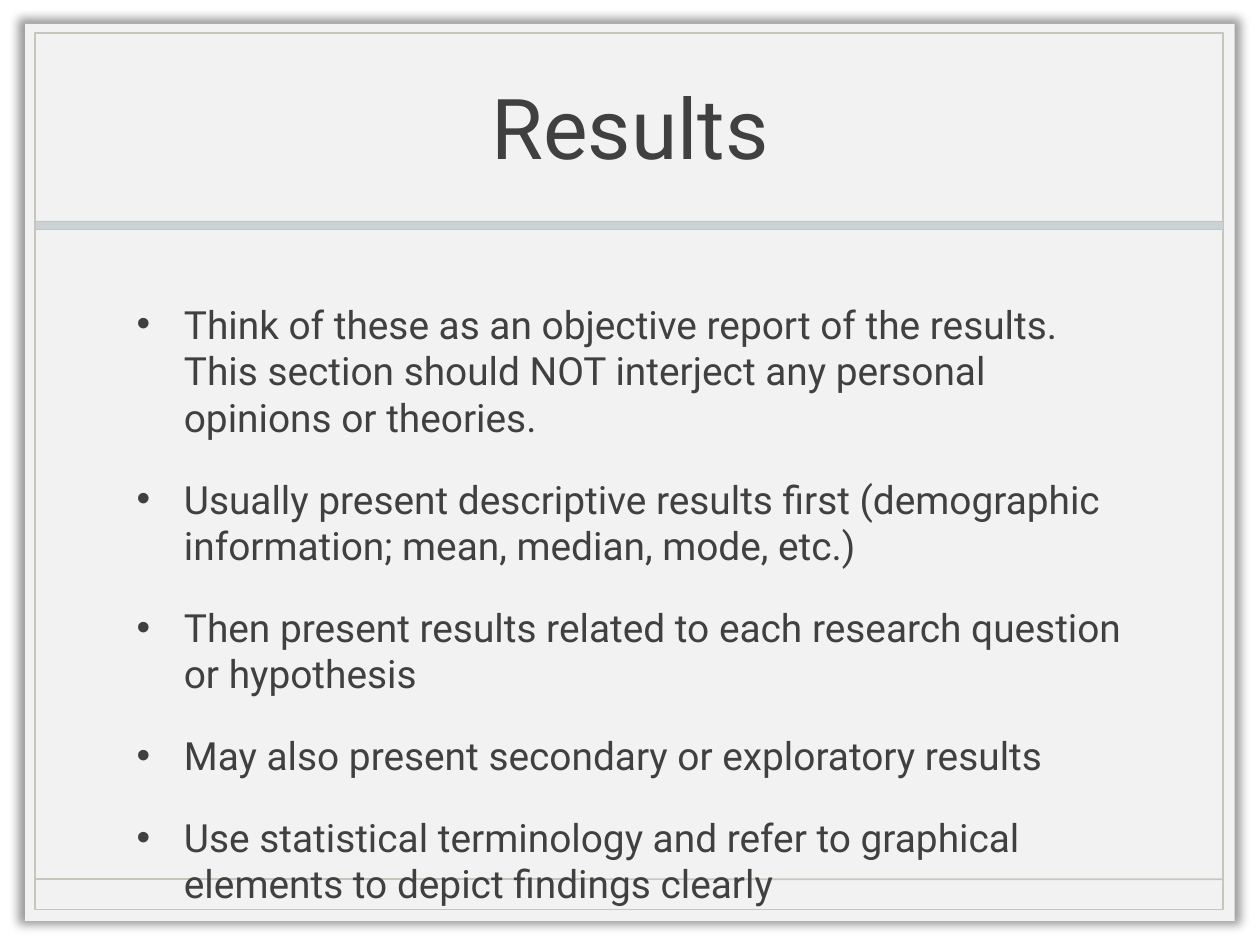
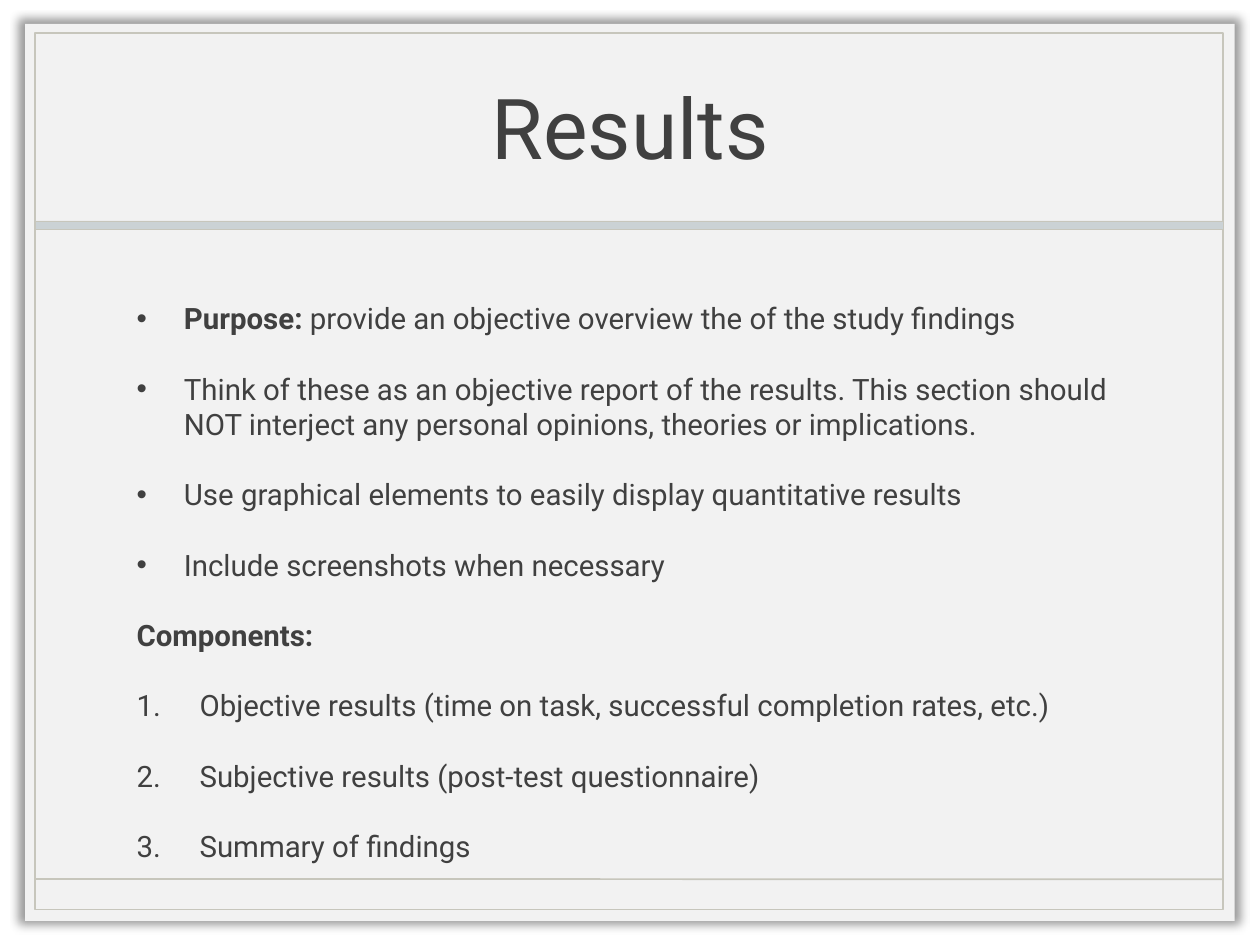
Before and after one commit to doctorlam/tecm4180, a slide deck: slide 11 of readings/imrad-usability.pptx. Drawn at 1260x945 pixels with LibreOffice and Linux fonts; fonts in the diff are those of the drawing; background and template pictures are left out. Boxes give left, top, right and bottom in pixels: in the first picture for what was removed or moved away, otherwise in the second. Text is boxed around its words. In the diff, an @@ line names an element or a change of style, - is before the commit and + after.

Commit message:
updated usability reports and other stuff

```diff
--- a/readings/imrad-usability.pptx
+++ b/readings/imrad-usability.pptx
@@ text at (x1=137, y1=306, x2=1107, y2=794): text changed; size 22.2 to 16.8 pt @@
-• Think of these as an objective report of the results. This section should NOT interject any personal opinions or theories.
-• Usually present descriptive results first (demographic information; mean, median, mode, etc.)
-• Then present results related to each research question or hypothesis
-• May also present secondary or exploratory results
-• Use statistical terminology and refer to graphical elements to depict findings clearly
+• Purpose: provide an objective overview the of the study findings
+• Think of these as an objective report of the results. This section should NOT interject any personal opinions, theories or implications.
+• Use graphical elements to easily display quantitative results
+• Include screenshots when necessary
+Components:
+1. Objective results (time on task, successful completion rates, etc.)
+2. Subjective results (post-test questionnaire)
+3. Summary of findings
```
Also in this commit, not shown: 2 other slides changed, 6 slides added, 3 slides removed, 8 other files.
